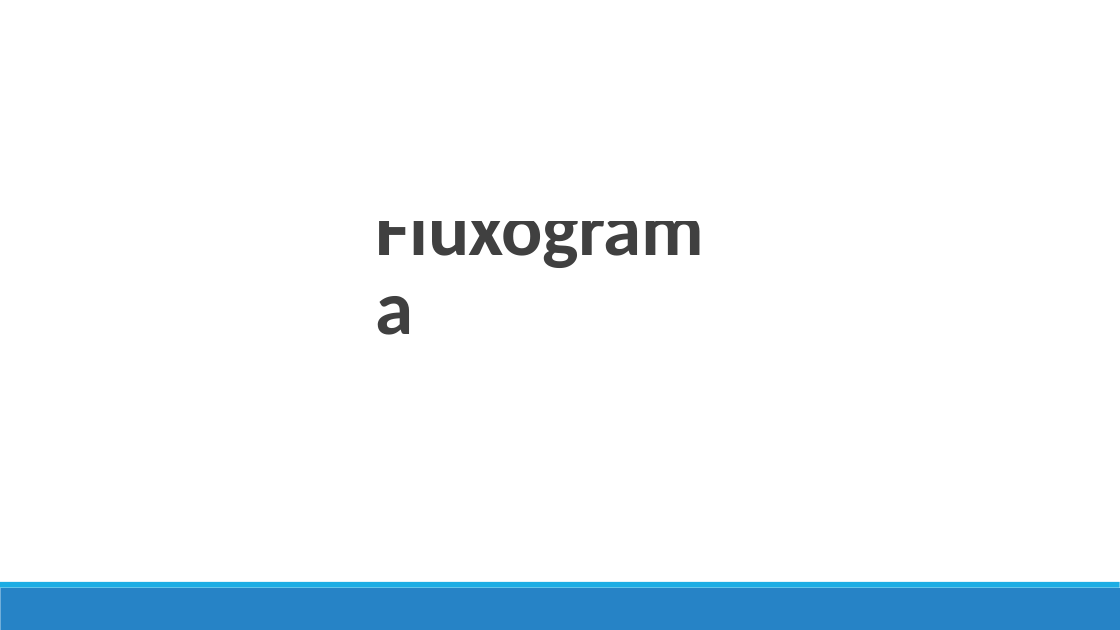
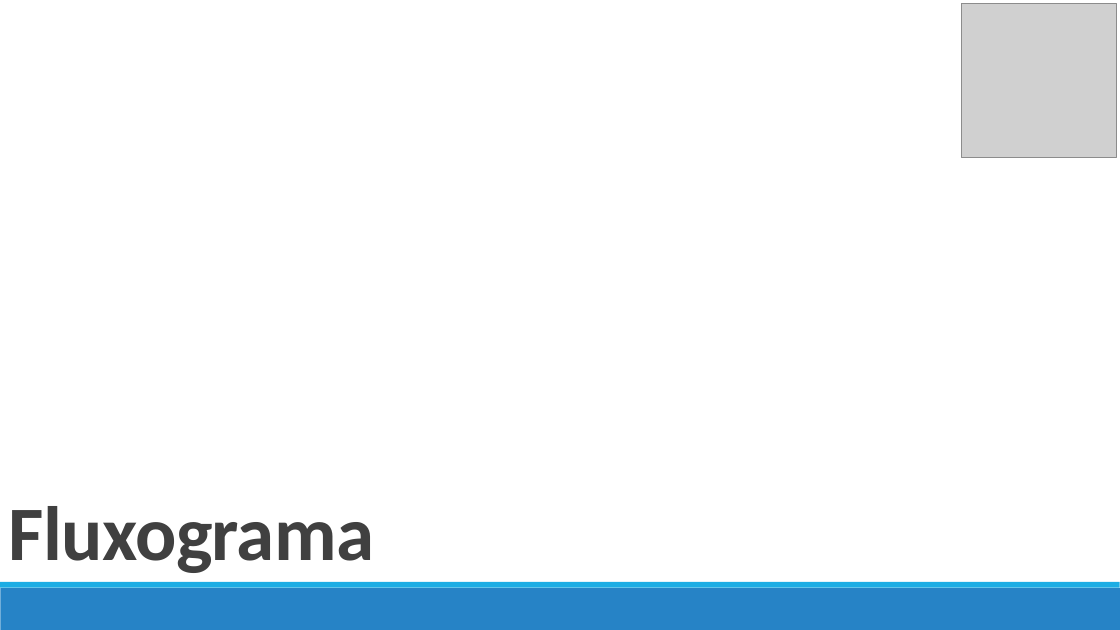
Before and after one commit to carlosjacinto/AC6, a slide deck: slide 3 of Safe Street 29-03.pptx. Drawn at 1120x630 pixels with LibreOffice and Linux fonts; fonts in the diff are those of the drawing; grey boxes stand for pictures. Boxes give left, top, right and bottom in pixels: in the first picture for what was removed or moved away, otherwise in the second. Text is boxed around its words. In the diff, an @@ line names an element or a change of style, - is before the commit and + after.

```diff
--- a/Safe Street 29-03.pptx
+++ b/Safe Street 29-03.pptx
@@ title "Fluxograma" rewrapped from box(366, 221, 731, 355) to box(8, 506, 374, 573) @@
@@ picture added at box(961, 3, 1117, 158) @@
```
Also in this commit, not shown: 3 other slides changed, 5 slides added, 1 slide removed.
